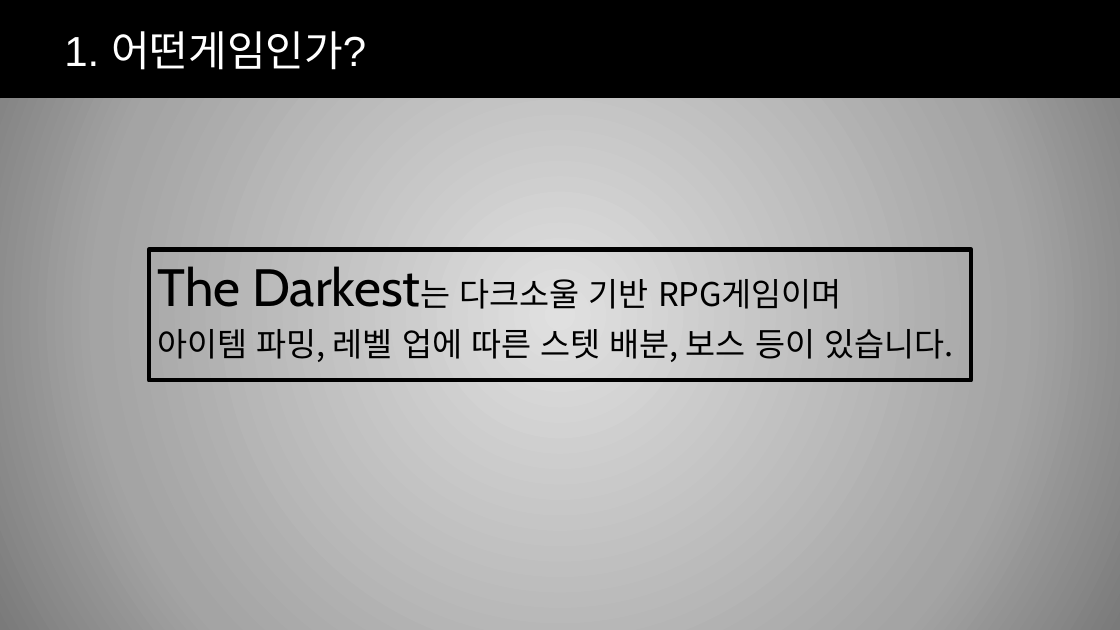
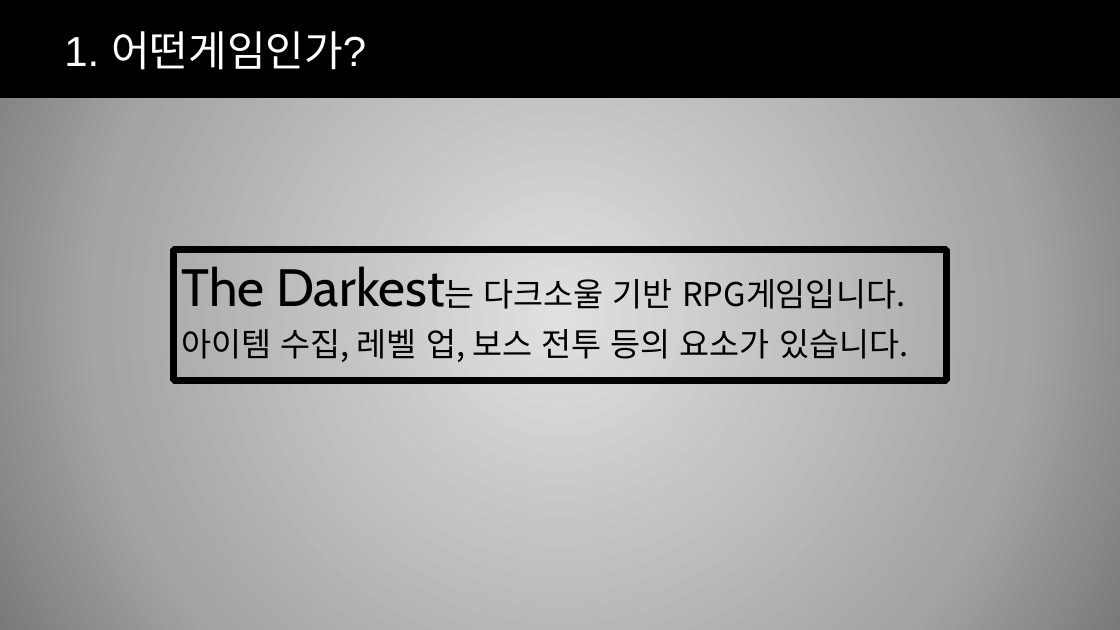
Before and after one commit to hyungun26/TheDarkest, a slide deck: slide 4 of The Darkest ppt.pptx. Drawn at 1120x630 pixels with LibreOffice and Linux fonts; fonts in the diff are those of the drawing; background and template pictures are left out. Boxes give left, top, right and bottom in pixels: in the first picture for what was removed or moved away, otherwise in the second. Text is boxed around its words. In the diff, an @@ line names an element or a change of style, - is before the commit and + after.

```diff
--- a/The Darkest ppt.pptx
+++ b/The Darkest ppt.pptx
@@ text "The Darkest는 다크소울 기반 RPG게임입니다." resized from (x1=149, y1=250, x2=971, y2=380) to (x1=173, y1=250, x2=947, y2=380) @@
@@ text "The Darkest는 다크소울 기반 RPG게임입니다." at (x1=173, y1=250, x2=947, y2=380): outline #000000 4 pt to #000000 6 pt @@
@@ text at (x1=181, y1=266, x2=908, y2=362): text changed @@
-The Darkest는 다크소울 기반 RPG게임이며
-아이템 파밍, 레벨 업에 따른 스텟 배분, 보스 등이 있습니다.
+The Darkest는 다크소울 기반 RPG게임입니다.
+아이템 수집, 레벨 업, 보스 전투 등의 요소가 있습니다.
```
Also in this commit, not shown: 8 other slides changed, 2 slides added, 2 other files.
